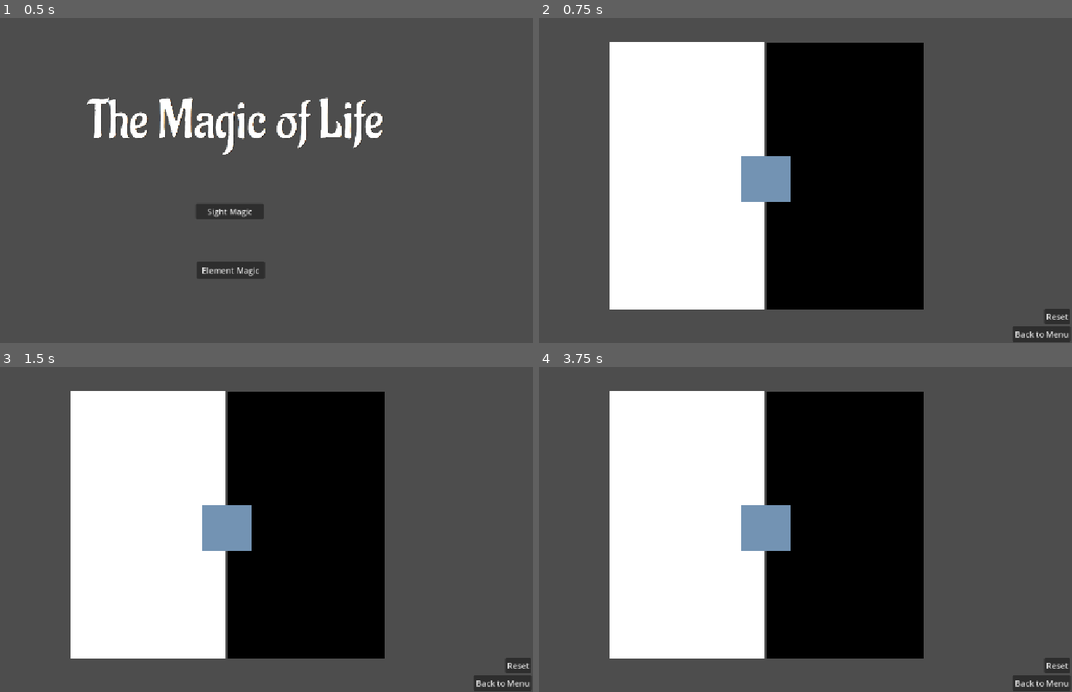
Above: before the commit, frames 1-4 (two rows, left to right).
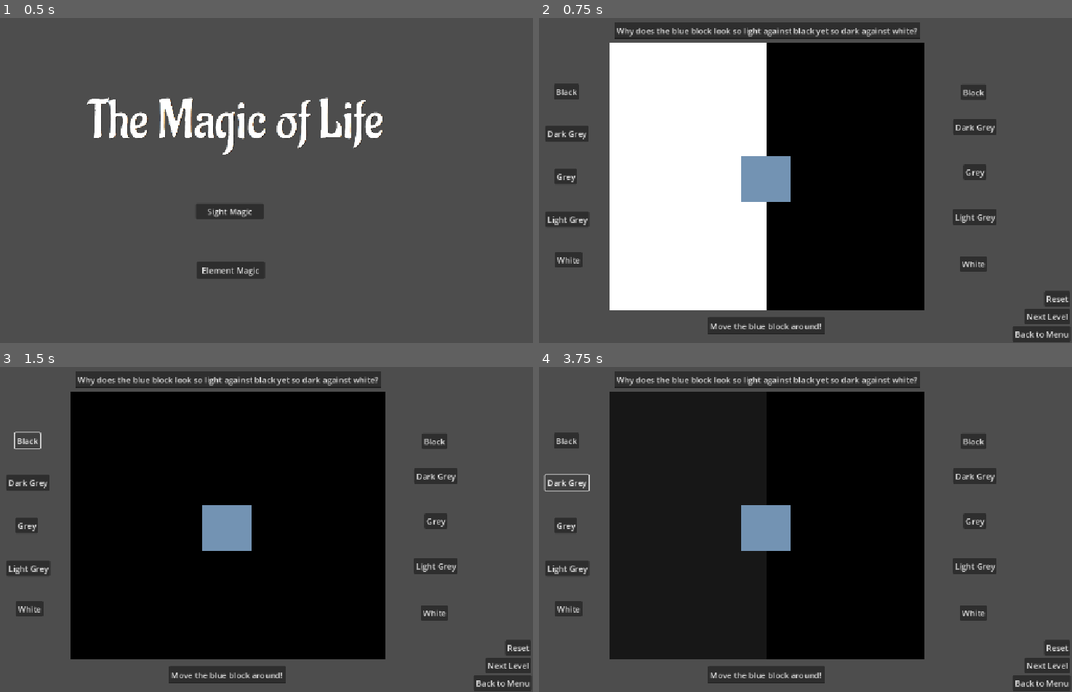
Above: after the commit, the same moments.

Repository: RoseKikiQ/The-Magic-of-Life
Game: Godot game, scene res://Menu.tscn
Two runs of this game, one before a commit and one after it. Both use one fixed random seed, a clock stepped at 60 frames per second and the inputs below.
Inputs (mouse positions are in pixels of both pictures, inside the frame that each line leads up to):
- Up to frame 1 (0.5 s): no input
- Up to frame 2 (0.75 s): click "Sight Magic" at 0.5 s
- Up to frame 3 (1.5 s): click (26, 441) at 1.25 s, where only the run after the commit has a clickable "Black"
- Up to frame 4 (3.75 s): click (570, 607) at 2 s, where only the run after the commit has a clickable "White"; click (565, 526) at 2.75 s, where only the run after the commit has a clickable "Grey"; click (565, 484) at 3.5 s, where only the run after the commit has a clickable "Dark Grey"

Frame 1 is identical in both runs. In frame 2, 7.1% of the frame differs, in the area x 1-100%, y 1-98%; in frame 3, 30%; in frame 4, 30%.
Error before the commit: Parse Error: Expected identifier after "." for attribute access. (res://character_body_2d.gd:8)

Commit message:
start

Diff:
--- a/the-magic-of-life/Reset.gd
+++ b/the-magic-of-life/Reset.gd
@@ -2,4 +2,10 @@
 
 
 func _on_pressed() -> void:
+	var texture_rect = $"../Half_White"
+	var mat = texture_rect.material
+	var texture_rect2 = $"../Half_Black"
+	var mat2 = texture_rect2.material
+	mat.set_shader_parameter("color_tint1a", Color(1, 1, 1, 1))
+	mat2.set_shader_parameter("color_tint1b", Color(0, 0, 0, 1))
 	get_tree().change_scene_to_file("res://Sight_magic_1.tscn")
--- a/the-magic-of-life/Sight_magic_1.gdshader
+++ /dev/null
@@ -1,5 +0,0 @@
-shader_type canvas_item;
-
-void fragment() {
-	COLOR = vec4(1.0, 1.0, 1.0, 1.0);
-	}
--- a/the-magic-of-life/Sight_magic_1.tscn
+++ b/the-magic-of-life/Sight_magic_1.tscn
@@ -1,21 +1,44 @@
-[gd_scene load_steps=7 format=3 uid="uid://csd77jjngtglg"]
+[gd_scene load_steps=24 format=3 uid="uid://csd77jjngtglg"]
 
 [ext_resource type="Script" uid="uid://dmpqy8hn34nle" path="res://Reset.gd" id="1_e4qyy"]
 [ext_resource type="Script" uid="uid://18oc72le35hb" path="res://Back_to_menu.gd" id="2_fjde8"]
-[ext_resource type="Texture2D" uid="uid://b05tlnnlqjilu" path="res://Screenshot 2025-10-07 202618.png" id="3_fjde8"]
-[ext_resource type="Texture2D" uid="uid://btamwps0tqb23" path="res://Screenshot 2025-10-07 202645.png" id="4_38a4i"]
+[ext_resource type="Shader" uid="uid://b5odaw2dqkr4v" path="res://Sight_magic_1a.gdshader" id="4_515kd"]
+[ext_resource type="Shader" uid="uid://bfe146ijt7v3o" path="res://Sight_magic_1b.gdshader" id="4_i43q0"]
 [ext_resource type="Texture2D" uid="uid://bsis6kvgmwt8k" path="res://Screenshot 2025-10-07 212644.png" id="5_38a4i"]
+[ext_resource type="Script" uid="uid://dsup5j28q3c7r" path="res://white.gd" id="5_tjbl3"]
 [ext_resource type="Script" uid="uid://barjjdsq0ci66" path="res://character_body_2d.gd" id="5_ws7ka"]
+[ext_resource type="Script" uid="uid://drj8yhf1egedc" path="res://grey.gd" id="6_kf81j"]
+[ext_resource type="Script" uid="uid://b0vpo1jy541uk" path="res://black.gd" id="6_tjbl3"]
+[ext_resource type="Script" uid="uid://bqcnea824dskb" path="res://dark_grey.gd" id="7_0qk2s"]
+[ext_resource type="Script" uid="uid://btb5t5p1oxdhy" path="res://light_grey.gd" id="8_kf81j"]
+[ext_resource type="Script" uid="uid://t2yojx2v2y0d" path="res://black2.gd" id="10_aoysh"]
+[ext_resource type="Script" uid="uid://diovct47bv3vn" path="res://white2.gd" id="11_h7poi"]
+[ext_resource type="Script" uid="uid://d22ebi4apysy3" path="res://next_level1.gd" id="12_0qk2s"]
+[ext_resource type="Script" uid="uid://133g2igdno0v" path="res://grey2.gd" id="12_k5tss"]
+[ext_resource type="Script" uid="uid://xrp4ww2er5s6" path="res://dark_grey2.gd" id="13_umcop"]
+[ext_resource type="Script" uid="uid://cijhlnp1db3gm" path="res://light_grey2.gd" id="14_uvv7w"]
+
+[sub_resource type="ShaderMaterial" id="ShaderMaterial_i43q0"]
+shader = ExtResource("4_515kd")
+shader_parameter/color_tint1a = Color(1, 1, 1, 1)
+
+[sub_resource type="Gradient" id="Gradient_w2qqe"]
+
+[sub_resource type="GradientTexture1D" id="GradientTexture1D_tjbl3"]
+gradient = SubResource("Gradient_w2qqe")
+
+[sub_resource type="ShaderMaterial" id="ShaderMaterial_515kd"]
+shader = ExtResource("4_i43q0")
+shader_parameter/color_tint1b = Color(0, 0, 0, 1)
+
+[sub_resource type="Gradient" id="Gradient_4i68n"]
+offsets = PackedFloat32Array(0, 0.9862069)
+colors = PackedColorArray(1, 1, 1, 1, 0, 0, 0, 1)
+
+[sub_resource type="GradientTexture1D" id="GradientTexture1D_w2qqe"]
+gradient = SubResource("Gradient_4i68n")
 
 [node name="Node" type="Node"]
-
-[node name="Reset" type="Button" parent="."]
-offset_left = 1097.0
-offset_top = 580.0
-offset_right = 1148.0
-offset_bottom = 611.0
-text = "Reset"
-script = ExtResource("1_e4qyy")
 
 [node name="Back to Menu" type="Button" parent="."]
 offset_left = 1035.0
@@ -25,24 +48,160 @@
 text = "Back to Menu"
 script = ExtResource("2_fjde8")
 
-[node name="Screenshot20251007202618" type="Sprite2D" parent="."]
-position = Vector2(390, 317)
-scale = Vector2(0.6197581, 1.559)
-texture = ExtResource("3_fjde8")
-
-[node name="Screenshot20251007202645" type="Sprite2D" parent="."]
-position = Vector2(702, 318)
-scale = Vector2(0.8, 2.092614)
-texture = ExtResource("4_38a4i")
+[node name="Reset" type="Button" parent="."]
+offset_left = 1097.0
+offset_top = 545.0
+offset_right = 1148.0
+offset_bottom = 576.0
+text = "Reset"
+script = ExtResource("1_e4qyy")
+
+[node name="Half_White" type="TextureRect" parent="."]
+material = SubResource("ShaderMaterial_i43q0")
+offset_left = 237.0
+offset_top = 53.0
+offset_right = 547.0
+offset_bottom = 583.0
+texture = SubResource("GradientTexture1D_tjbl3")
+
+[node name="Black" type="Button" parent="Half_White"]
+layout_mode = 0
+offset_left = -111.0
+offset_top = 82.0
+offset_right = -61.0
+offset_bottom = 113.0
+text = "Black"
+script = ExtResource("6_tjbl3")
+
+[node name="White" type="Button" parent="Half_White"]
+layout_mode = 0
+offset_left = -109.0
+offset_top = 415.0
+offset_right = -55.0
+offset_bottom = 446.0
+text = "White"
+script = ExtResource("5_tjbl3")
+
+[node name="Grey" type="Button" parent="Half_White"]
+layout_mode = 0
+offset_left = -110.0
+offset_top = 250.0
+offset_right = -65.0
+offset_bottom = 281.0
+text = "Grey"
+script = ExtResource("6_kf81j")
+
+[node name="Dark Grey" type="Button" parent="Half_White"]
+layout_mode = 0
+offset_left = -128.0
+offset_top = 165.0
+offset_right = -42.0
+offset_bottom = 196.0
+text = "Dark Grey"
+script = ExtResource("7_0qk2s")
+
+[node name="Light Grey" type="Button" parent="Half_White"]
+layout_mode = 0
+offset_left = -128.0
+offset_top = 335.0
+offset_right = -41.0
+offset_bottom = 366.0
+text = "Light Grey"
+script = ExtResource("8_kf81j")
+
+[node name="Half_Black" type="TextureRect" parent="."]
+material = SubResource("ShaderMaterial_515kd")
+offset_left = 547.0
+offset_top = 53.0
+offset_right = 859.0
+offset_bottom = 583.0
+texture = SubResource("GradientTexture1D_w2qqe")
+
+[node name="Black" type="Button" parent="Half_Black"]
+layout_mode = 0
+offset_left = 385.0
+offset_top = 83.0
+offset_right = 435.0
+offset_bottom = 114.0
+text = "Black"
+script = ExtResource("10_aoysh")
+
+[node name="White" type="Button" parent="Half_Black"]
+layout_mode = 0
+offset_left = 383.0
+offset_top = 423.0
+offset_right = 437.0
+offset_bottom = 454.0
+text = "White"
+script = ExtResource("11_h7poi")
+
+[node name="Grey" type="Button" parent="Half_Black"]
+layout_mode = 0
+offset_left = 390.0
+offset_top = 241.0
+offset_right = 435.0
+offset_bottom = 272.0
+text = "Grey"
+script = ExtResource("12_k5tss")
+
+[node name="Dark Grey" type="Button" parent="Half_Black"]
+layout_mode = 0
+offset_left = 370.0
+offset_top = 152.0
+offset_right = 456.0
+offset_bottom = 183.0
+text = "Dark Grey"
+script = ExtResource("13_umcop")
+
+[node name="Light Grey" type="Button" parent="Half_Black"]
+layout_mode = 0
+offset_left = 369.0
+offset_top = 330.0
+offset_right = 456.0
+offset_bottom = 361.0
+text = "Light Grey"
+script = ExtResource("14_uvv7w")
 
 [node name="CharacterBody2D" type="CharacterBody2D" parent="."]
 script = ExtResource("5_ws7ka")
-is_final = null
 
 [node name="Screenshot20251007212644" type="Sprite2D" parent="CharacterBody2D"]
 position = Vector2(546, 323)
 scale = Vector2(0.8899084, 0.8490566)
 texture = ExtResource("5_38a4i")
 
+[node name="Next_level" type="Button" parent="."]
+offset_left = 1058.0
+offset_top = 580.0
+offset_right = 1148.0
+offset_bottom = 611.0
+text = "Next Level"
+script = ExtResource("12_0qk2s")
+
+[node name="TextEdit" type="TextEdit" parent="."]
+offset_left = 246.0
+offset_top = 12.0
+offset_right = 852.0
+offset_bottom = 46.0
+text = "Why does the blue block look so light against black yet so dark against white?"
+
+[node name="TextEdit2" type="TextEdit" parent="."]
+offset_left = 431.0
+offset_top = 597.0
+offset_right = 663.0
+offset_bottom = 633.0
+text = "Move the blue block around!"
+
+[connection signal="pressed" from="Back to Menu" to="Back to Menu" method="_on_pressed"]
 [connection signal="pressed" from="Reset" to="Reset" method="_on_pressed"]
-[connection signal="pressed" from="Back to Menu" to="Back to Menu" method="_on_pressed"]
+[connection signal="pressed" from="Half_White/Black" to="Half_White/Black" method="_on_pressed"]
+[connection signal="pressed" from="Half_White/White" to="Half_White/White" method="_on_pressed"]
+[connection signal="pressed" from="Half_White/Grey" to="Half_White/Grey" method="_on_pressed"]
+[connection signal="pressed" from="Half_White/Dark Grey" to="Half_White/Dark Grey" method="_on_pressed"]
+[connection signal="pressed" from="Half_White/Light Grey" to="Half_White/Light Grey" method="_on_pressed"]
+[connection signal="pressed" from="Half_Black/Black" to="Half_Black/Black" method="_on_pressed"]
+[connection signal="pressed" from="Half_Black/White" to="Half_Black/White" method="_on_pressed"]
+[connection signal="pressed" from="Half_Black/Grey" to="Half_Black/Grey" method="_on_pressed"]
+[connection signal="pressed" from="Half_Black/Dark Grey" to="Half_Black/Dark Grey" method="_on_pressed"]
+[connection signal="pressed" from="Half_Black/Light Grey" to="Half_Black/Light Grey" method="_on_pressed"]
+[connection signal="pressed" from="Next_level" to="Next_level" method="_on_pressed"]
--- /dev/null
+++ b/the-magic-of-life/Sight_magic_1a.gdshader
@@ -0,0 +1,7 @@
+shader_type canvas_item;
+
+uniform vec4 color_tint1a : source_color = vec4(1.0, 1.0, 1.0, 1.0);
+
+void fragment() {
+    COLOR = color_tint1a;
+}
--- /dev/null
+++ b/the-magic-of-life/Sight_magic_1b.gdshader
@@ -0,0 +1,7 @@
+shader_type canvas_item;
+
+uniform vec4 color_tint1b : source_color = vec4(0, 0, 0, 1.0);
+
+void fragment() {
+    COLOR = color_tint1b;
+	}
--- /dev/null
+++ b/the-magic-of-life/Sight_magic_2.tscn
@@ -0,0 +1,15 @@
+[gd_scene load_steps=2 format=3 uid="uid://jb2cf1wmex8a"]
+
+[ext_resource type="Script" uid="uid://18oc72le35hb" path="res://Back_to_menu.gd" id="1_jo3u4"]
+
+[node name="Node" type="Node"]
+
+[node name="Back to Menu" type="Button" parent="."]
+offset_left = 1035.0
+offset_top = 615.0
+offset_right = 1149.0
+offset_bottom = 646.0
+text = "Back to Menu"
+script = ExtResource("1_jo3u4")
+
+[connection signal="pressed" from="Back to Menu" to="Back to Menu" method="_on_pressed"]
--- /dev/null
+++ b/the-magic-of-life/black.gd
@@ -0,0 +1,6 @@
+extends Button
+
+func _on_pressed() -> void:
+	var texture_rect1a = $".."
+	var mat1a = texture_rect1a.material
+	mat1a.set_shader_parameter("color_tint1a", Color(0, 0, 0, 1))
--- /dev/null
+++ b/the-magic-of-life/black2.gd
@@ -0,0 +1,7 @@
+extends Button
+
+
+func _on_pressed() -> void:
+	var texture_rect1b = $".."
+	var mat1b = texture_rect1b.material
+	mat1b.set_shader_parameter("color_tint1b", Color(0, 0, 0, 1))
--- a/the-magic-of-life/character_body_2d.gd
+++ b/the-magic-of-life/character_body_2d.gd
@@ -2,12 +2,12 @@
 
 @export var is_final = false
 var triggered = false
-const b = 24
+const b = -260
 
 func _physics_process(_delta: float) -> void:
-	var input_dir = Input.("left", "right")
+	var input_dir = Input.get_vector("left", "right", "up", "down")
 	if not triggered:
-		velocity = input_dir * 300
+		velocity = input_dir * 500
 	else:
 		velocity = Vector2(0,0)
 	if is_final:
@@ -16,9 +16,9 @@
 
 	if position.x < b:
 		position.x = b
-	if position.y < b and not is_final:
-		position.y = b
-	if position.y > 624 and not is_final:
-		position.y = 624
-	if position.x > 1124:
-		position.x = 1124
+	if position.y < -225 and not is_final:
+		position.y = -225
+	if position.y > 213 and not is_final:
+		position.y = 213
+	if position.x > 260:
+		position.x = 260
--- /dev/null
+++ b/the-magic-of-life/dark_grey.gd
@@ -0,0 +1,7 @@
+extends Button
+
+
+func _on_pressed() -> void:
+	var texture_rect1a = $".."
+	var mat1a = texture_rect1a.material
+	mat1a.set_shader_parameter("color_tint1a", Color(0, 0, 0, 0.7))
--- /dev/null
+++ b/the-magic-of-life/dark_grey2.gd
@@ -0,0 +1,7 @@
+extends Button
+
+
+func _on_pressed() -> void:
+	var texture_rect1b = $".."
+	var mat1b = texture_rect1b.material
+	mat1b.set_shader_parameter("color_tint1b", Color(0, 0, 0, 0.7))
--- /dev/null
+++ b/the-magic-of-life/grey.gd
@@ -0,0 +1,7 @@
+extends Button
+
+
+func _on_pressed() -> void:
+	var texture_rect1a = $".."
+	var mat1a = texture_rect1a.material
+	mat1a.set_shader_parameter("color_tint1a", Color(0, 0, 0, 0.3))
--- /dev/null
+++ b/the-magic-of-life/grey2.gd
@@ -0,0 +1,7 @@
+extends Button
+
+
+func _on_pressed() -> void:
+	var texture_rect1b = $".."
+	var mat1b = texture_rect1b.material
+	mat1b.set_shader_parameter("color_tint1b", Color(0, 0, 0, 0.3))
--- /dev/null
+++ b/the-magic-of-life/light_grey.gd
@@ -0,0 +1,7 @@
+extends Button
+
+
+func _on_pressed() -> void:
+	var texture_rect1a = $".."
+	var mat1a = texture_rect1a.material
+	mat1a.set_shader_parameter("color_tint1a", Color(0, 0, 0, 0))
--- /dev/null
+++ b/the-magic-of-life/light_grey2.gd
@@ -0,0 +1,7 @@
+extends Button
+
+
+func _on_pressed() -> void:
+	var texture_rect1b = $".."
+	var mat1b = texture_rect1b.material
+	mat1b.set_shader_parameter("color_tint1b", Color(0, 0, 0, 0))
--- /dev/null
+++ b/the-magic-of-life/next_level1.gd
@@ -0,0 +1,6 @@
+extends Button
+
+
+
+func _on_pressed() -> void:
+	get_tree().change_scene_to_file("res://Sight_magic_2.tscn")
--- a/the-magic-of-life/project.godot
+++ b/the-magic-of-life/project.godot
@@ -37,6 +37,18 @@
 , Object(InputEventKey,"resource_local_to_scene":false,"resource_name":"","device":-1,"window_id":0,"alt_pressed":false …(186 unchanged characters)…
 ]
 }
+up={
+"deadzone": 0.2,
+"events": [Object(InputEventKey,"resource_local_to_scene":false,"resource_name":"","device":-1,"window_id":0,"alt_pressed":false,"shift_pressed":false,"ctrl_pressed":false,"meta_pressed":false,"pressed":false,"keycode":0,"physical_keycode":4194320,"key_label":0,"unicode":0,"location":0,"echo":false,"script":null)
+, Object(InputEventKey,"resource_local_to_scene":false,"resource_name":"","device":-1,"window_id":0,"alt_pressed":false,"shift_pressed":false,"ctrl_pressed":false,"meta_pressed":false,"pressed":false,"keycode":0,"physical_keycode":87,"key_label":0,"unicode":119,"location":0,"echo":false,"script":null)
+]
+}
+down={
+"deadzone": 0.2,
+"events": [Object(InputEventKey,"resource_local_to_scene":false,"resource_name":"","device":-1,"window_id":0,"alt_pressed":false,"shift_pressed":false,"ctrl_pressed":false,"meta_pressed":false,"pressed":false,"keycode":0,"physical_keycode":83,"key_label":0,"unicode":115,"location":0,"echo":false,"script":null)
+, Object(InputEventKey,"resource_local_to_scene":false,"resource_name":"","device":-1,"window_id":0,"alt_pressed":false,"shift_pressed":false,"ctrl_pressed":false,"meta_pressed":false,"pressed":false,"keycode":0,"physical_keycode":4194322,"key_label":0,"unicode":0,"location":0,"echo":false,"script":null)
+]
+}
 
 [rendering]
 
--- /dev/null
+++ b/the-magic-of-life/white.gd
@@ -0,0 +1,7 @@
+extends Button
+
+
+func _on_pressed() -> void:
+	var texture_rect1a = $".."
+	var mat1a = texture_rect1a.material
+	mat1a.set_shader_parameter("color_tint1a", Color(1, 1, 1, 1))
--- /dev/null
+++ b/the-magic-of-life/white2.gd
@@ -0,0 +1,7 @@
+extends Button
+
+
+func _on_pressed() -> void:
+	var texture_rect1b = $".."
+	var mat1b = texture_rect1b.material
+	mat1b.set_shader_parameter("color_tint1b", Color(1, 1, 1, 1))
Not shown, removed: the-magic-of-life/Sight_magic_1.gdshader.uid
Not shown, added: the-magic-of-life/Sight_magic_1a.gdshader.uid
Not shown, added: the-magic-of-life/Sight_magic_1b.gdshader.uid
Not shown, added: the-magic-of-life/black.gd.uid
Not shown, added: the-magic-of-life/black2.gd.uid
Not shown, added: the-magic-of-life/dark_grey.gd.uid
Not shown, added: the-magic-of-life/dark_grey2.gd.uid
Not shown, added: the-magic-of-life/grey.gd.uid
Not shown, added: the-magic-of-life/grey2.gd.uid
Not shown, added: the-magic-of-life/light_grey.gd.uid
Not shown, added: the-magic-of-life/light_grey2.gd.uid
Not shown, added: the-magic-of-life/next_level1.gd.uid
(and 2 more such lines)
